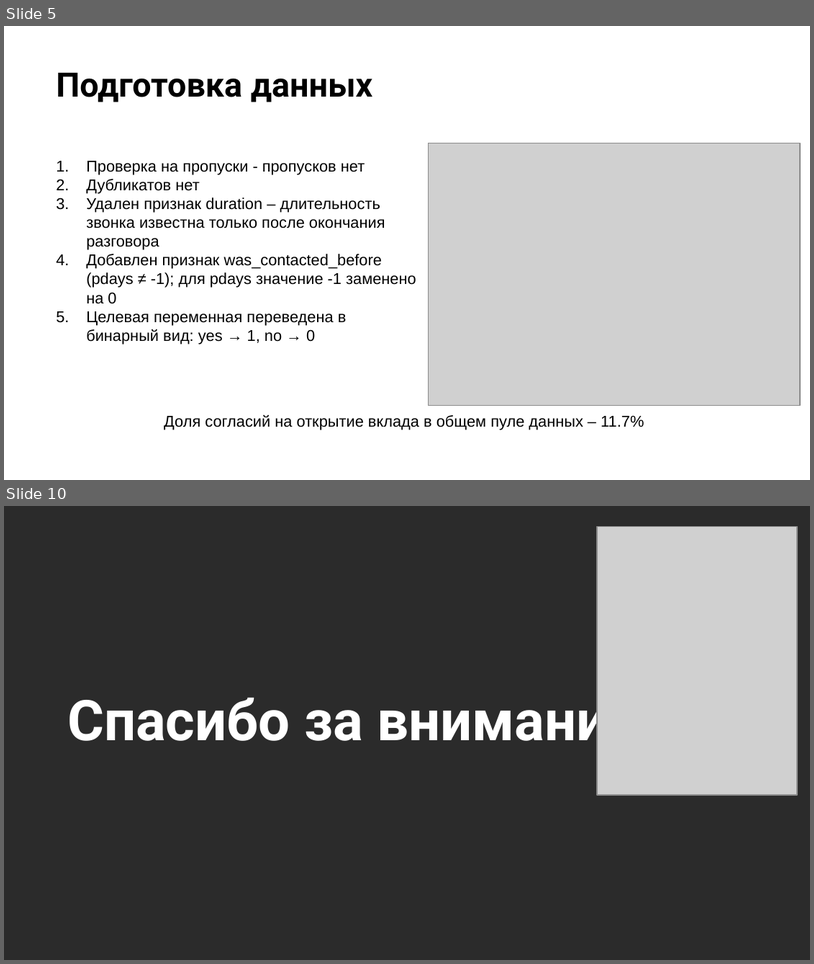
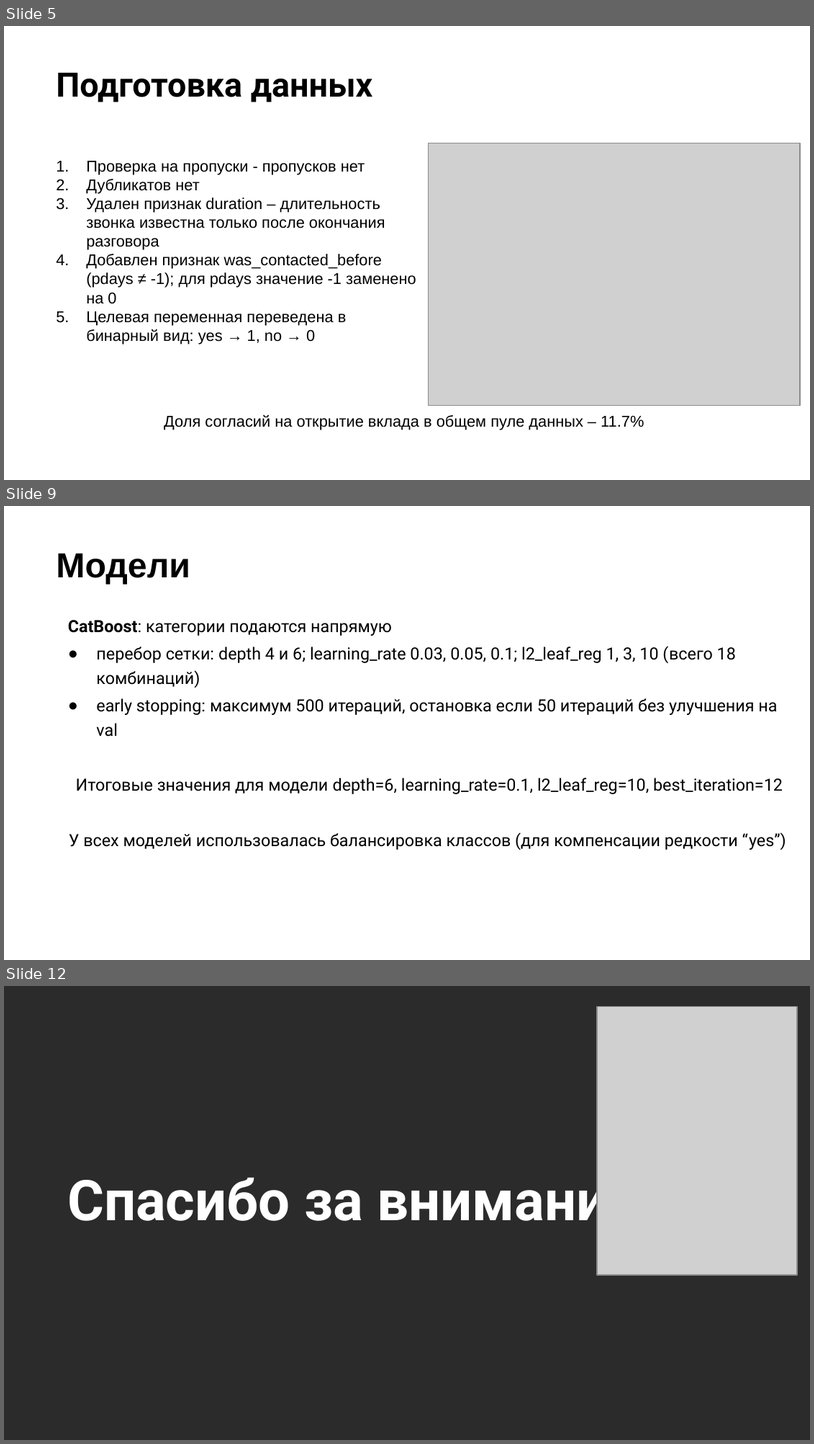
Before and after one commit to PolinaKarcheuskaya/ML-Basic, a slide deck: project/project.pptx. Shown one above the other, each under a label of ours: slides 5 and 10 before the commit, slides 5, 9 and 12 after it; the slides between them are not shown. The pictures are 814x964 and 814x1444 pixels, drawn with LibreOffice and Linux fonts; fonts in the diff are those of the drawing; grey boxes stand for pictures; background and template pictures are left out; a plain dark background stands for a picture behind light text. Boxes give left, top, right and bottom in pixels: in the first picture for what was removed or moved away, otherwise in the second. Text is boxed around its words. In the diff, an @@ line names an element or a change of style, - is before the commit and + after.

```diff
--- a/project/project.pptx
+++ b/project/project.pptx
@@ slide 9 added at [4, 506, 810, 960], background picture (left out) @@
@@ title added at [56, 553, 190, 584], 31 pt, text #000000, bold @@
+Модели
@@ text added at [68, 620, 787, 849], 15 pt, text #000000 @@
+CatBoost: категории подаются напрямую
+● перебор сетки: depth 4 и 6; learning_rate 0.03, 0.05, 0.1; l2_leaf_reg 1, 3, 10 (всего 18 комбинаций)
+● early stopping: максимум 500 итераций, остановка если 50 итераций без улучшения на val
+Итоговые значения для модели depth=6, learning_rate=0.1, l2_leaf_reg=10, best_iteration=12
+У всех моделей использовалась балансировка классов (для компенсации редкости “yes”)
@@ what was slide 10 is now slide 12 @@
```
Also in this commit, not shown: 3 slides changed, 3 other slides added, 2 slides removed, 1 other file.
